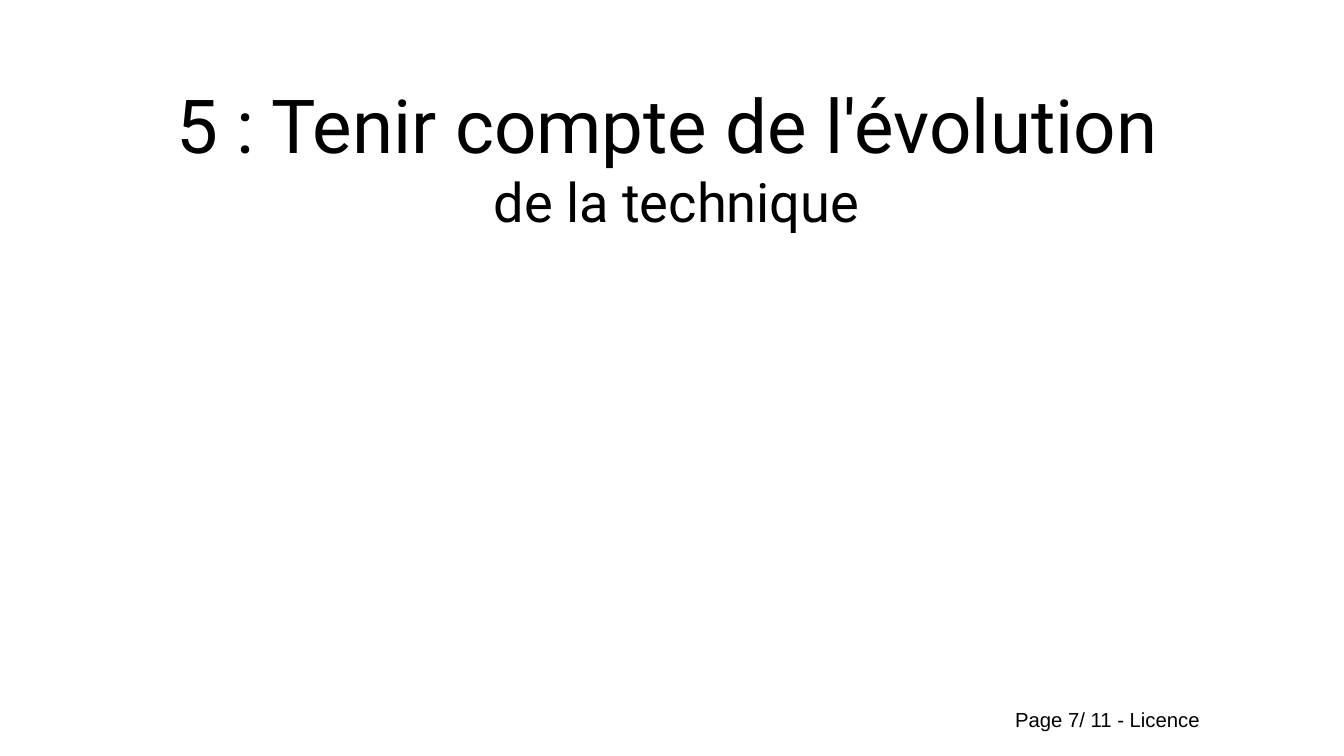
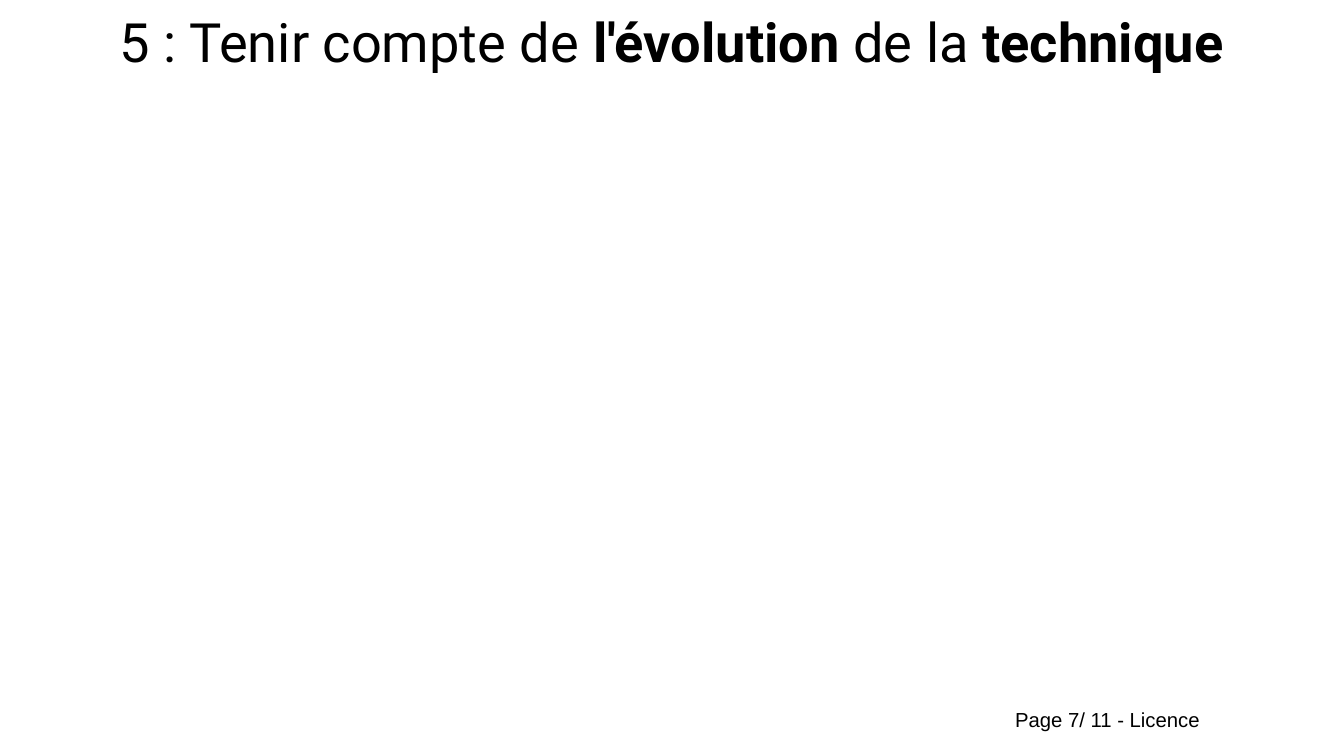
Before and after one commit to Evarisk/bibliotheque-media-risque, a slide deck: slide 7 of causerie/prevention/9_principes_prevention/causerie_9_principes_prevention.odp. Drawn at 1344x756 pixels with LibreOffice and Linux fonts; fonts in the diff are those of the drawing; background and template pictures are left out. Boxes give left, top, right and bottom in pixels: in the first picture for what was removed or moved away, otherwise in the second. Text is boxed around its words. In the diff, an @@ line names an element or a change of style, - is before the commit and + after.

```diff
--- a/causerie/prevention/9_principes_prevention/causerie_9_principes_prevention.odp
+++ b/causerie/prevention/9_principes_prevention/causerie_9_principes_prevention.odp
@@ title "5 : Tenir compte de ...": place and size @@
-title "5 : Tenir compte de ..." at [176, 97, 1157, 233]
+title "5 : Tenir compte de ..." at [120, 21, 1223, 73]
@@ title "5 : Tenir compte de ..." at [120, 21, 1223, 73]: size 44 to 32 pt in "5 : Tenir compte de l'évolution"; bold on in "l'évolution technique" @@
```
Also in this commit, not shown: 9 other slides changed, 1 slide added, 1 slide removed.
